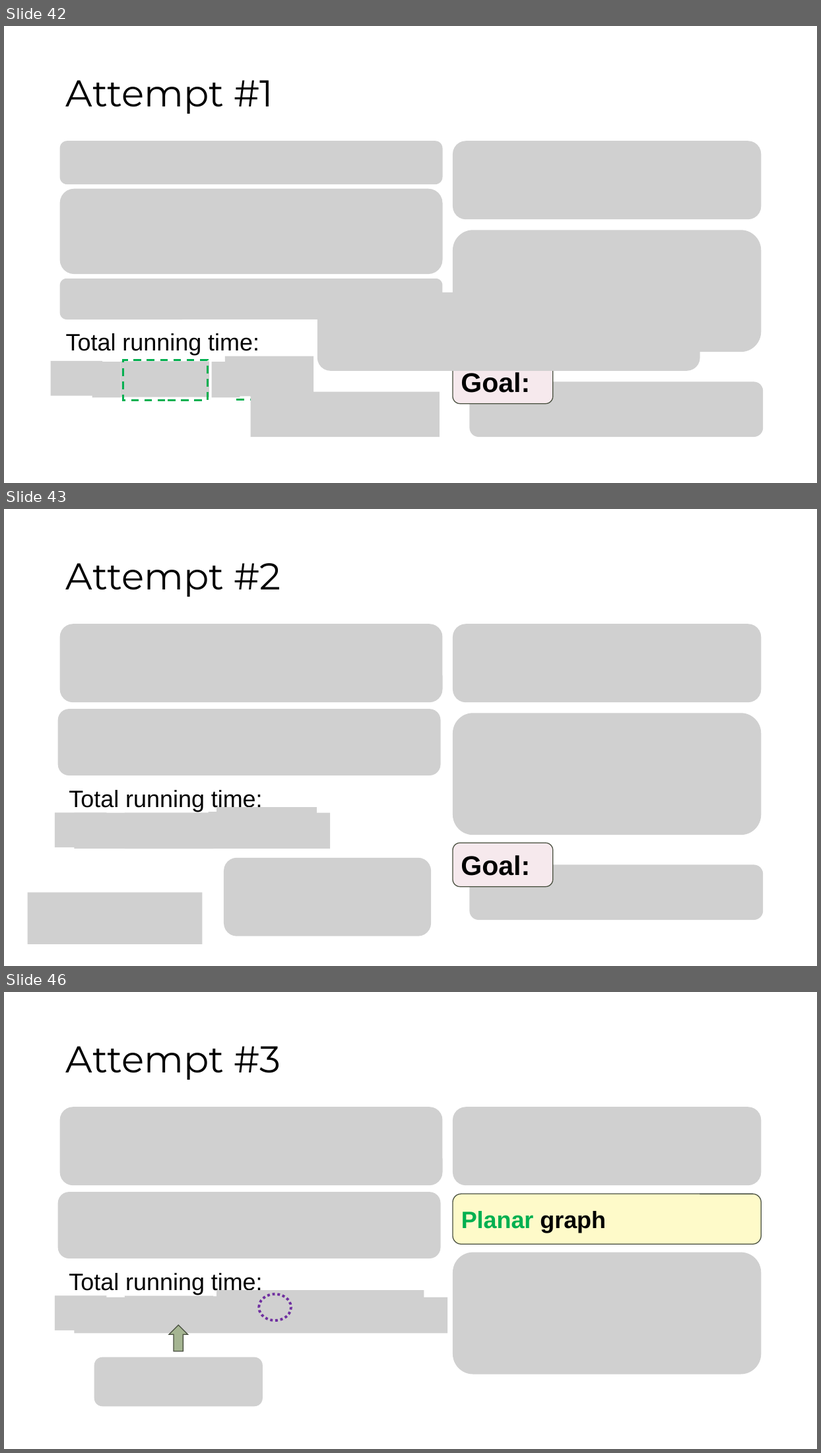
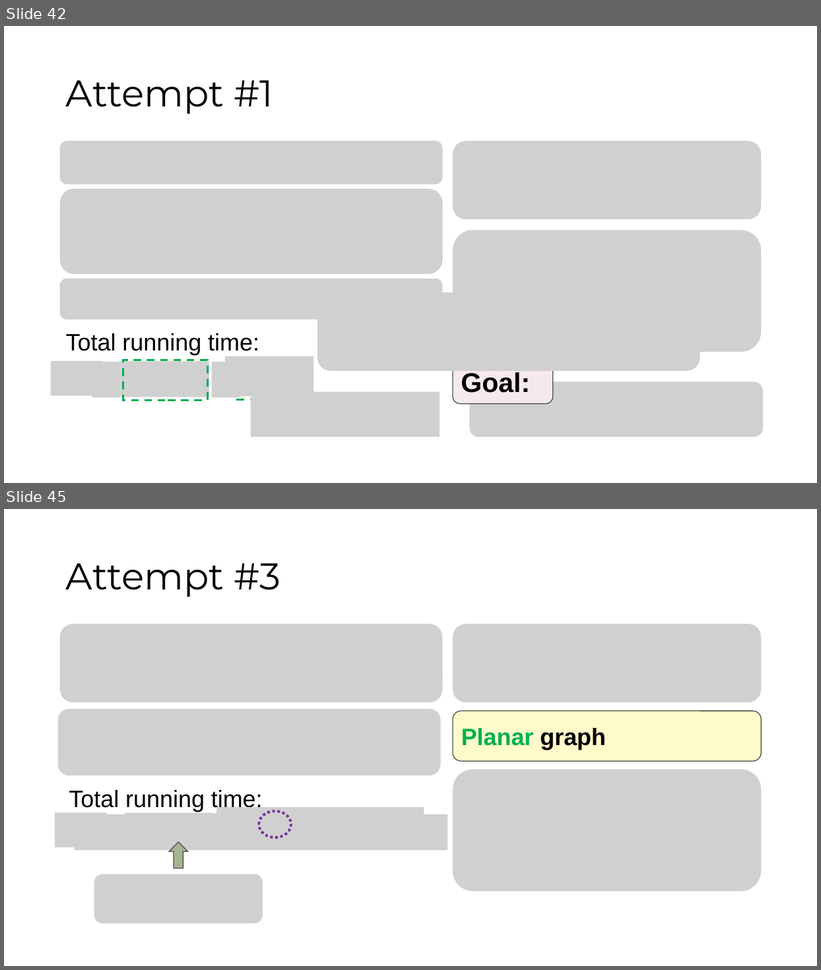
Before and after one commit to pw384/pw384.github.io, a slide deck: assets/slides/subquadratic_shonan.pptx. Shown one above the other, each under a label of ours: slides 42, 43 and 46 before the commit, slides 42 and 45 after it; the slides between them are not shown. The pictures are 821x1453 and 821x970 pixels, drawn with LibreOffice and Linux fonts; fonts in the diff are those of the drawing; grey boxes stand for pictures. Boxes give left, top, right and bottom in pixels: in the first picture for what was removed or moved away, otherwise in the second. Text is boxed around its words. In the diff, an @@ line names an element or a change of style, - is before the commit and + after.

```diff
--- a/assets/slides/subquadratic_shonan.pptx
+++ b/assets/slides/subquadratic_shonan.pptx
@@ slide 43 removed at box(4, 509, 817, 966), background #FFFFFF @@
@@ title removed at box(66, 563, 281, 597) @@
-Attempt #2
@@ picture removed at box(60, 625, 443, 703) @@
@@ picture removed at box(453, 625, 762, 703) @@
@@ picture removed at box(57, 709, 441, 776) @@
@@ picture removed at box(453, 714, 762, 835) @@
@@ text removed at box(69, 790, 263, 812) @@
-Total running time:
@@ picture removed at box(55, 813, 106, 848) @@
@@ picture removed at box(74, 813, 330, 849) @@
@@ picture removed at box(125, 813, 213, 850) @@
@@ picture removed at box(209, 812, 236, 848) @@
@@ picture removed at box(217, 807, 317, 848) @@
@@ rounded rectangle removed at box(453, 843, 553, 887) @@
-Goal:
@@ picture removed at box(224, 858, 431, 937) @@
@@ picture removed at box(469, 865, 763, 921) @@
@@ picture removed at box(28, 892, 202, 945) @@
@@ what was slide 46 is now slide 45 @@
```
Also in this commit, not shown: 2 slides changed, 2 other files.
